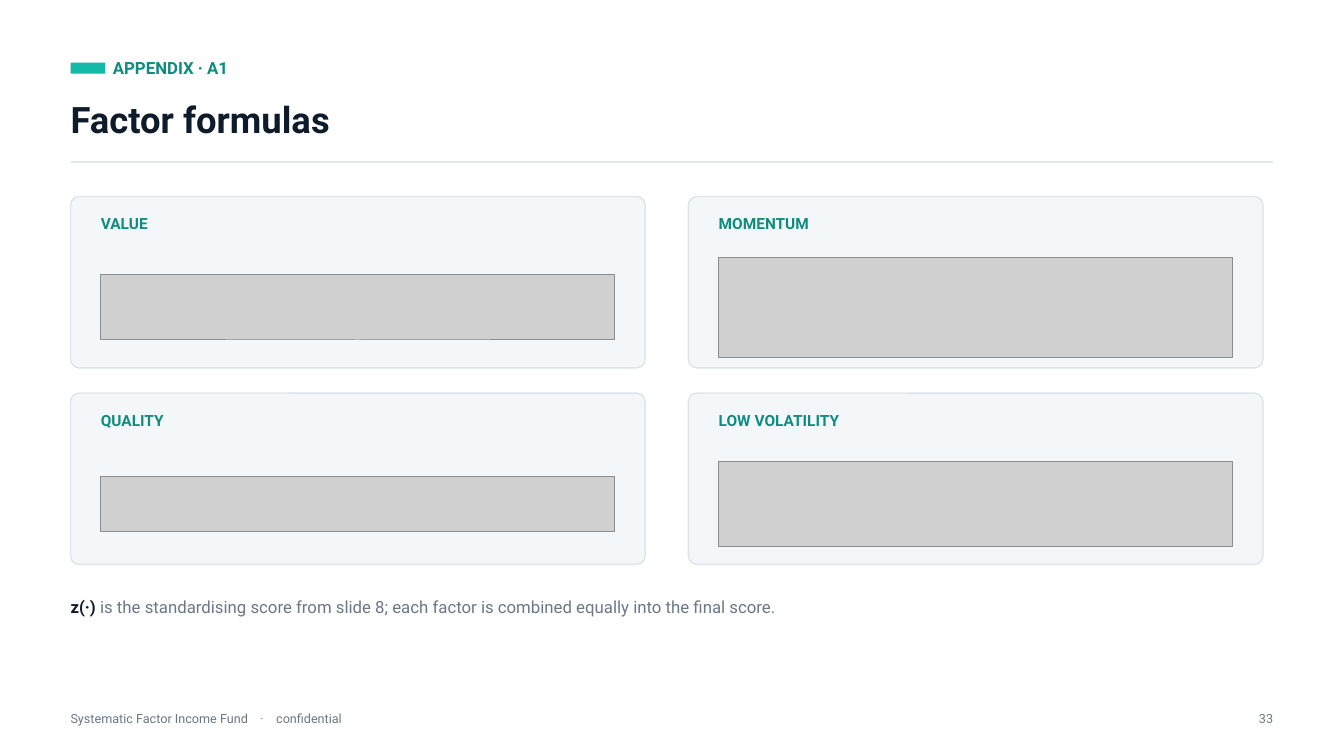
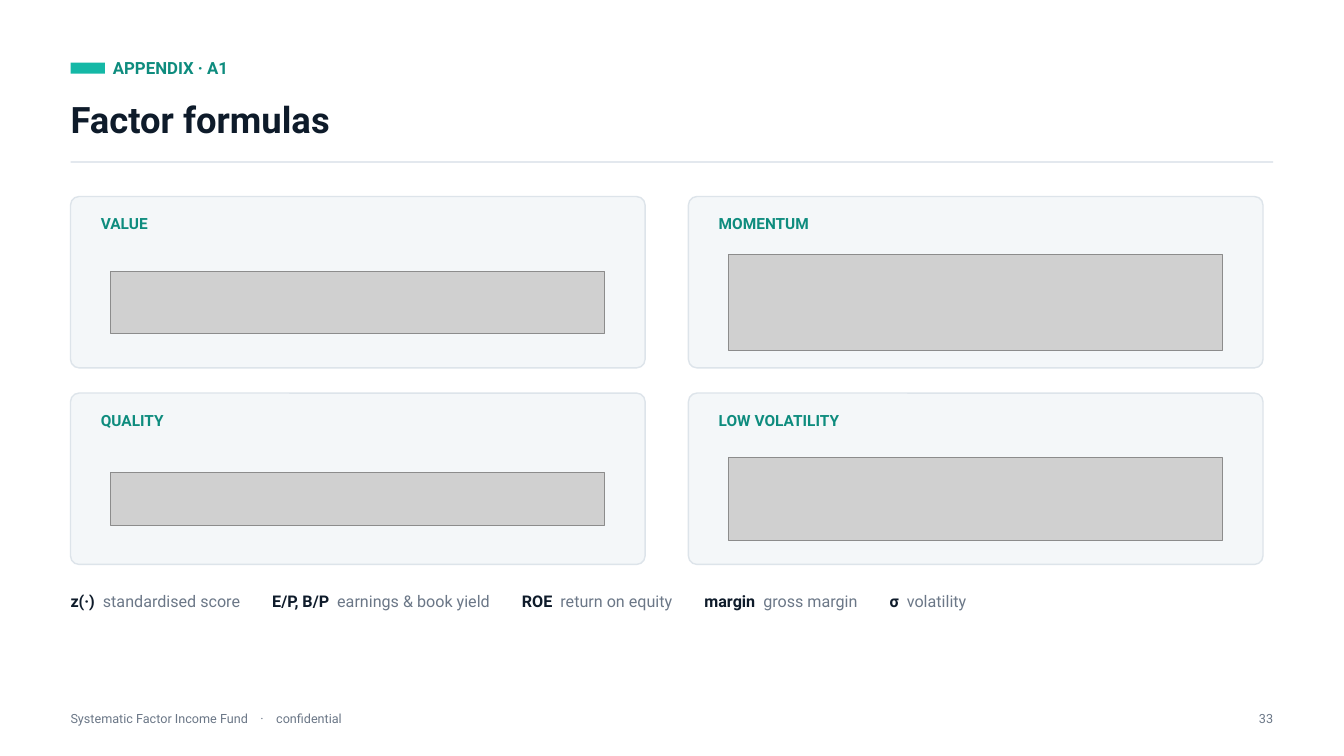
Before and after one commit to diegogomezpy/Portfolio_Algo_Trader, a slide deck: slide 44 of presentation/Systematic-Factor-Income-Fund.pptx. Drawn at 1344x756 pixels with LibreOffice and Linux fonts; fonts in the diff are those of the drawing; grey boxes stand for pictures. Boxes give left, top, right and bottom in pixels: in the first picture for what was removed or moved away, otherwise in the second. Text is boxed around its words. In the diff, an @@ line names an element or a change of style, - is before the commit and + after.

```diff
--- a/presentation/Systematic-Factor-Income-Fund.pptx
+++ b/presentation/Systematic-Factor-Income-Fund.pptx
@@ picture: place and size @@
-picture at [719,258,1233,358]
+picture at [729,255,1223,351]
@@ picture: place and size @@
-picture at [101,275,615,341]
+picture at [111,271,605,334]
@@ picture: place and size @@
-picture at [101,476,615,531]
+picture at [111,472,605,525]
@@ picture: place and size @@
-picture at [719,462,1233,547]
+picture at [729,458,1223,540]
@@ text at [71,594,966,611]: text changed; size 12 to 11.5 pt @@
-z(·) is the standardising score from slide 8; each factor is combined equally into the final score.
+z(·) standardised score E/P, B/P earnings & book yield ROE return on equity margin gross margin σ volatility
```
Also in this commit, not shown: 8 other slides changed, 1 other file.
